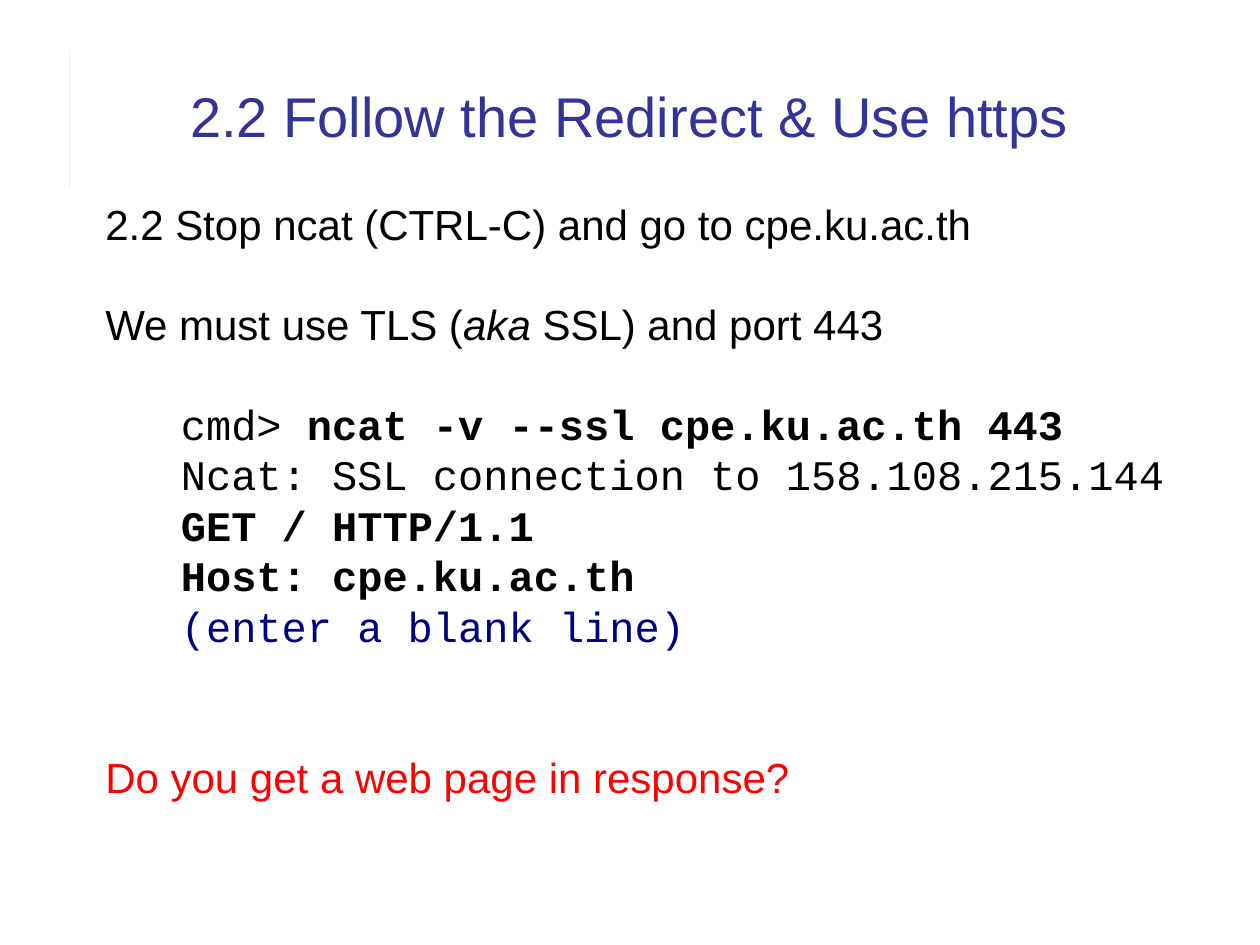
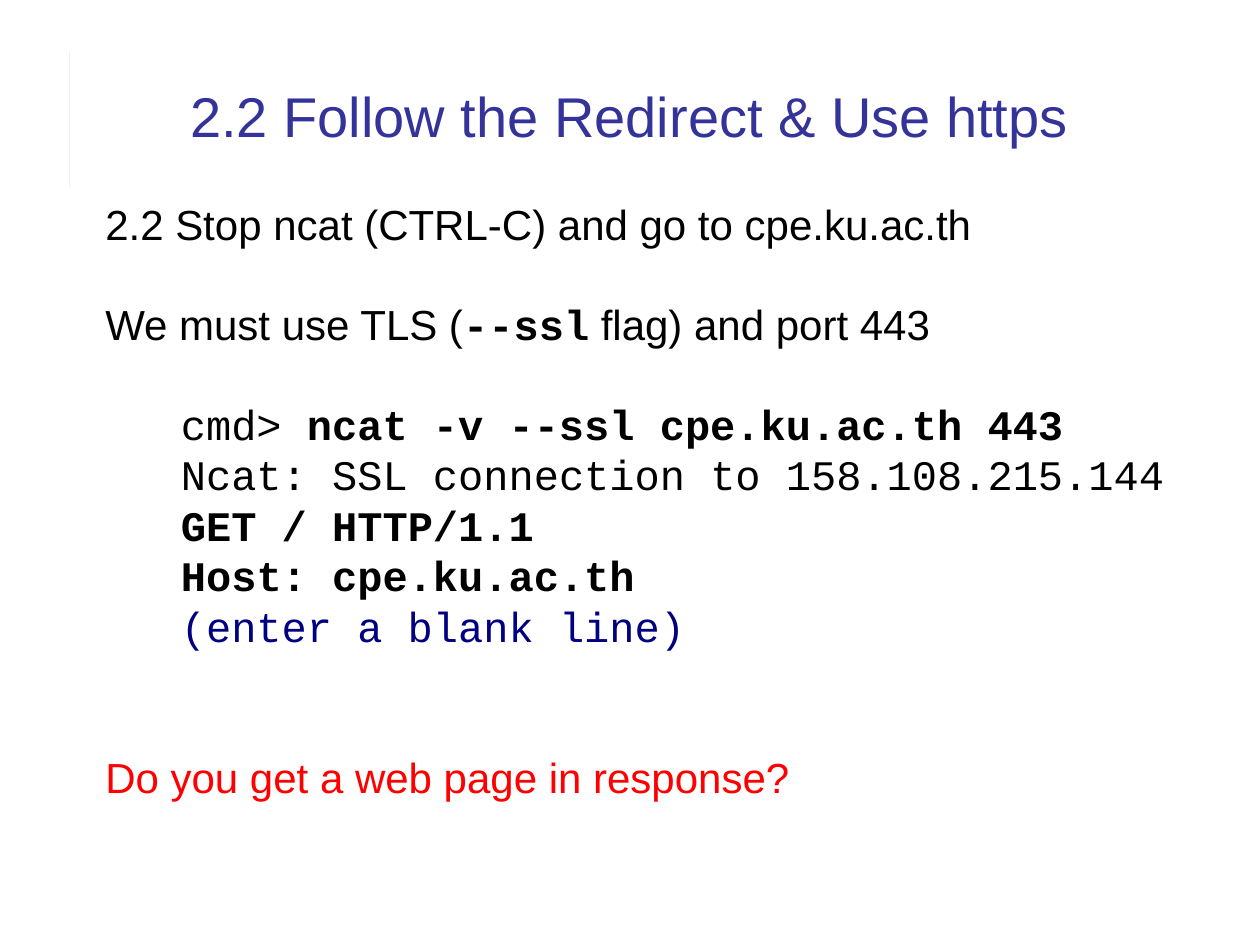
Before and after one commit to cpske/ISP, a slide deck: slide 20 of web/HTTP-in-Action.pptx. Drawn at 1260x945 pixels with LibreOffice and Linux fonts; fonts in the diff are those of the drawing. Boxes give left, top, right and bottom in pixels: in the first picture for what was removed or moved away, otherwise in the second. Text is boxed around its words. In the diff, an @@ line names an element or a change of style, - is before the commit and + after.

```diff
--- a/web/HTTP-in-Action.pptx
+++ b/web/HTTP-in-Action.pptx
@@ text at box(105, 309, 930, 348): text changed @@
-We must use TLS (aka SSL) and port 443
+We must use TLS (--ssl flag) and port 443
```
Also in this commit, not shown: 21 other slides changed, 7 other files.
